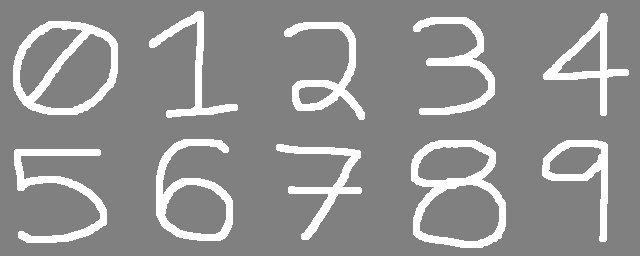
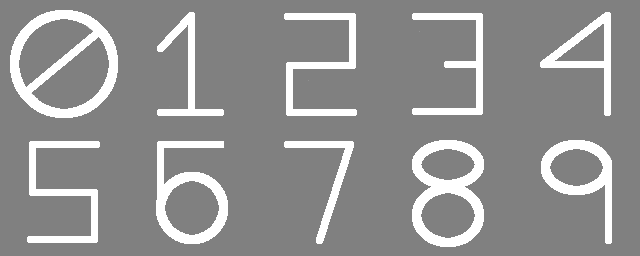
Before/after of a 640×256 layered artwork. What changed in the layer stack:
painted on "Layer #1" over [10, 10, 629, 248]
